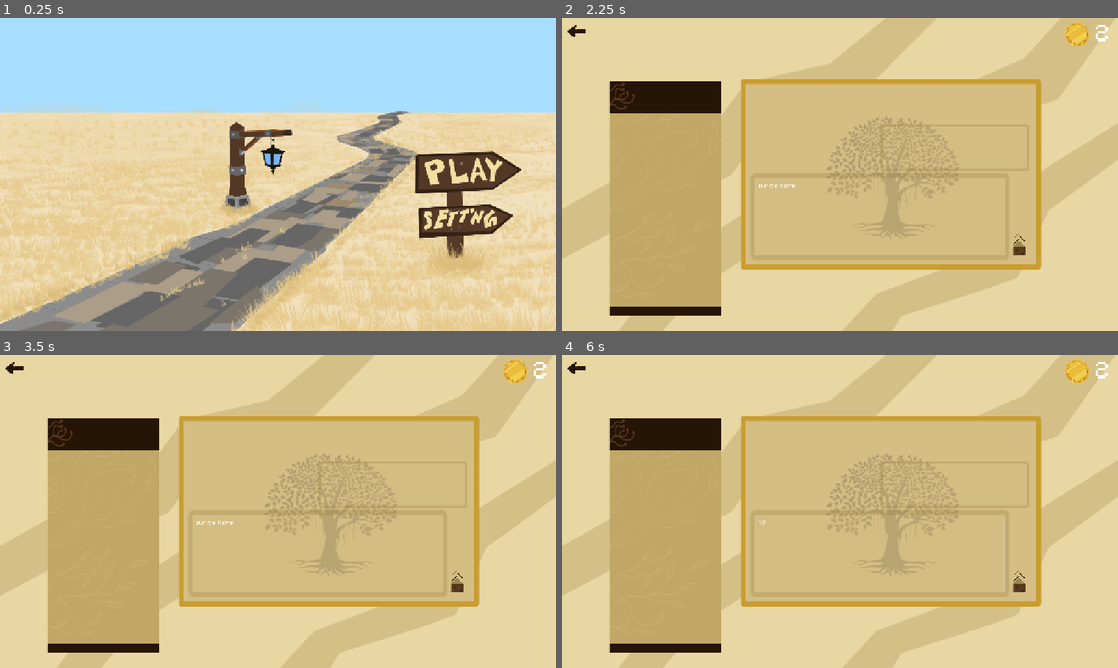
Above: before the commit, frames 1-4 (two rows, left to right).
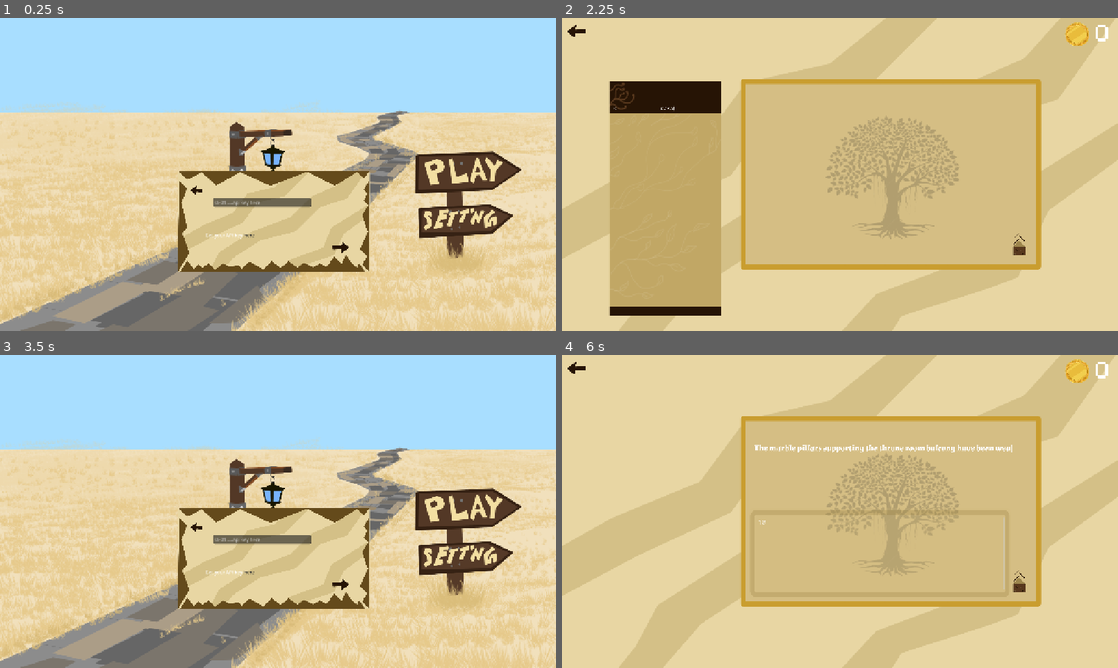
Above: after the commit, the same moments.

Repository: basic-bitch-foundation/simple_semantics
Game: Godot game, scene res://main.tscn
Same seed, same stepped clock (60 frames per second), same inputs: the game is played once before the commit and once after it. The engine's default icon, where the game draws it, is replaced by a stand-in: a white triangle on a blue panel in a dark square.
Inputs (mouse positions are in pixels of both pictures, inside the frame that each line leads up to):
- Up to frame 1 (0.25 s): no input
- Up to frame 2 (2.25 s): click (901, 246) at 0.52 s; click (812, 233) at 1.25 s, where only the run after the commit has a clickable "here"; click (1023, 171) at 2 s
- Up to frame 3 (3.5 s): click (16, 367) at 2.75 s
- Up to frame 4 (6 s): click (1023, 508) at 3.52 s; click (1017, 583) at 4.25 s; click (878, 552) at 5.02 s; type "12" at 5.1 s; tap Enter at 5.75 s; move the mouse to (962, 495) at 5.77 s; hold Right from 5.78 s (still down); tap Alt at 5.85 s; click (962, 495) at 5.92 s

The runs differ from the first frame. In frame 1, 8.7% of the frame differs, in the area x 32-67%, y 48-82%; in frame 2, less than 0.1%; in frame 3, 78%, in the area x 0-100%, y 0-100%; in frame 4, 15%.
Error before the commit: Parse Error: Cannot use subscript operator on a base of type "null". (res://main.gd:173)

Commit message:
Check desc
Added Api popup
with save button and user storage
change some hardcoded ai commands
and some arts

Diff:
--- a/main.gd
+++ b/main.gd
@@ -110,7 +110,7 @@
 Press SEND when ready to begin!"""
 
 const apiurl = "https://ai.hackclub.com/proxy/v1/chat/completions"
-const apikey = ""
+var apikey = ""
 
 var http: HTTPRequest
 var curstate = 0
@@ -138,13 +138,16 @@
 const warntime = 3.0
 
 func parsej(cnt):
+	if cnt == null or not cnt is String: return null
 	var p = JSON.parse_string(cnt)
 	if p != null: return p
 	var st = cnt.find("{")
 	var en = cnt.rfind("}") + 1
-	if st>=0 and en>st:
-		return JSON.parse_string(cnt.substr(st,en-st))
+	if st >= 0 and en > st:
+		return JSON.parse_string(cnt.substr(st, en - st))
 	return null
+
+
 
 func aierr():
 	stopcur()
@@ -167,14 +170,43 @@
 	if j==null or not j.has("choices"):
 		aierr()
 		return
-	var c=j["choices"][0]["message"]["content"]
-	var prs=parsej(c)
-	if prs!=null and prs.has("chain"):
-		interps=prs["chain"]
-		qres=prs.get("queen",{"understanding":"I don't understand...","action":"Nothing","survival_score":0,"action_taken":false})
-		shownpc()
-	else:
-		aierr()
+	var chs = j["choices"]
+	if not chs is Array or chs.is_empty():
+
+		aierr()
+		return
+	var msg = chs[0].get("message", null)
+	if msg == null:
+
+		aierr()
+		return
+	var c = msg.get("content", null)
+	if c == null:
+		aierr()
+		return
+
+	var prs = parsej(c)
+	if prs == null:
+		aierr()
+		return
+	var ch = prs.get("chain", null)
+	if ch == null:
+		aierr()
+		return
+
+	interps = ch
+	qres = prs.get("queen", {
+		"understanding": "I don't understand...",
+		"action": "Nothing",
+		"survival_score": 0,
+		"action_taken": false
+	})
+	shownpc()
+
+
+
+
+
 
 func aireq():
 	var tls=TLSOptions.client()
@@ -247,17 +279,17 @@
 RESPOND ONLY IN VALID JSON (no markdown, no extra text):
 {
   "chain": [
-    {"npc": "The Merchant", "message": "..."},
-    {"npc": "The Boy", "message": "..."},
-    {"npc": "The Guard", "message": "..."},
-    {"npc": "The Drunk", "message": "..."},
-    {"npc": "The Scholar", "message": "..."}
+	{"npc": "The Merchant", "message": "..."},
+	{"npc": "The Boy", "message": "..."},
+	{"npc": "The Guard", "message": "..."},
+	{"npc": "The Drunk", "message": "..."},
+	{"npc": "The Scholar", "message": "..."}
   ],
   "queen": {
-    "understanding": "What the Queen deduces after reading all 5 NPC messages",
-    "action": "What specific action the Queen decides to take",
-    "survival_score": 0-100,
-    "action_taken": true or false
+	"understanding": "What the Queen deduces after reading all 5 NPC messages",
+	"action": "What specific action the Queen decides to take",
+	"survival_score": 0-100,
+	"action_taken": true or false
   }
 }"""
 
@@ -277,6 +309,9 @@
 		aierr()
 
 func _ready():
+	var cfg = ConfigFile.new()
+	if cfg.load("user://api.cfg") == OK:
+		apikey = cfg.get_value("api", "key", "")
 	http=HTTPRequest.new()
 	http.use_threads=true
 	add_child(http)
--- a/main.tscn
+++ b/main.tscn
@@ -1,8 +1,11 @@
-[gd_scene load_steps=4 format=3 uid="uid://cf3p867fwgkuh"]
+[gd_scene load_steps=7 format=3 uid="uid://cf3p867fwgkuh"]
 
 [ext_resource type="Texture2D" uid="uid://bltui4kfl8bwp" path="res://image/bg_ss_final.png" id="1_0xm2m"]
 [ext_resource type="Script" uid="uid://2gb81lspv2i7" path="res://menu.gd" id="1_h2yge"]
 [ext_resource type="PackedScene" uid="uid://0bhsmup48sp2" path="res://setting.tscn" id="3_h2yge"]
+[ext_resource type="Script" uid="uid://dcgetufcex2kp" path="res://popup_api.gd" id="4_7mycd"]
+[ext_resource type="Texture2D" uid="uid://dl21u2w0ssdf" path="res://image/semantics_api_bg.png" id="5_272bh"]
+[ext_resource type="Texture2D" uid="uid://bq8vr16622kt8" path="res://image/back_btn.png" id="6_5vw27"]
 
 [node name="Node2D" type="Node2D"]
 script = ExtResource("1_h2yge")
@@ -39,3 +42,68 @@
 visible = false
 position = Vector2(-273, -397)
 scale = Vector2(0.9, 0.9)
+
+[node name="apipop" type="Control" parent="."]
+layout_mode = 3
+anchors_preset = 0
+offset_right = 40.0
+offset_bottom = 40.0
+script = ExtResource("4_7mycd")
+
+[node name="bg" type="TextureRect" parent="apipop"]
+layout_mode = 0
+offset_left = -359.99997
+offset_top = -65.0
+offset_right = 1620.0
+offset_bottom = 1015.0
+scale = Vector2(0.39, 0.39)
+texture = ExtResource("5_272bh")
+
+[node name="xbtn" type="TextureButton" parent="apipop"]
+layout_mode = 0
+offset_left = -301.0
+offset_top = 39.0
+offset_right = -157.0
+offset_bottom = 139.0
+scale = Vector2(0.3, 0.3)
+texture_normal = ExtResource("6_5vw27")
+
+[node name="info" type="RichTextLabel" parent="apipop"]
+layout_mode = 0
+offset_left = -250.0
+offset_top = 197.0
+offset_right = 37.0
+offset_bottom = 221.0
+bbcode_enabled = true
+text = "Get your API key "
+fit_content = true
+
+[node name="inp" type="LineEdit" parent="apipop"]
+layout_mode = 0
+offset_left = -223.0
+offset_top = 81.0
+offset_right = 113.5625
+offset_bottom = 112.0
+placeholder_text = "sk-01.....api key here"
+
+[node name="savbtn" type="Button" parent="apipop"]
+layout_mode = 0
+offset_left = 246.0
+offset_top = 272.0
+offset_right = 398.0
+offset_bottom = 380.0
+rotation = 3.1415927
+scale = Vector2(0.39, 0.39)
+icon = ExtResource("6_5vw27")
+flat = true
+
+[node name="lnk" type="Button" parent="apipop"]
+modulate = Color(0.12941177, 0.14901961, 0.18039216, 1)
+layout_mode = 0
+offset_left = -121.0
+offset_top = 193.0
+offset_right = -77.0
+offset_bottom = 224.0
+text = "here
+"
+flat = true
--- /dev/null
+++ b/popup_api.gd
@@ -0,0 +1,48 @@
+extends Control
+
+signal confirmed
+
+@onready var bg     = $bg       # TextureRect  — background
+@onready var xbtn   = $xbtn     # Button       — close (top left, your texture)
+@onready var info   = $info     # RichTextLabel — your bbcode text
+@onready var inp    = $inp      # LineEdit      — key input field
+@onready var savbtn = $savbtn   # Button        — save
+@onready var lnk    = $lnk      # Button        — hyperlink
+
+const savepath = "user://api.cfg"
+const hacksite = "https://ai.hackclub.com"
+
+func _ready():
+	xbtn.pressed.connect(on_close)
+	savbtn.pressed.connect(on_save)
+	lnk.pressed.connect(on_lnk)
+
+
+
+
+
+	var cfg = ConfigFile.new()
+	if cfg.load(savepath) == OK:
+		inp.text = cfg.get_value("api", "key", "")
+
+func open():
+	visible = true
+	inp.grab_focus()
+
+func on_close():
+	visible = false   #
+
+func on_save():
+	var k = inp.text.strip_edges()
+	if k.is_empty():
+		info.text = "[color=red]paste your key first![/color]"
+		return
+	var cfg = ConfigFile.new()
+	cfg.load(savepath)
+	cfg.set_value("api", "key", k)
+	cfg.save(savepath)
+	visible = false
+	confirmed.emit()
+
+func on_lnk():
+	OS.shell_open(hacksite)
--- a/setting.gd
+++ b/setting.gd
@@ -52,3 +52,8 @@
 	else:
 		if ResourceLoader. exists("res://image/unmute.png"):
 			mute_btn.icon = load("res://image/unmute.png")
+'''
+
+
+
+'''
Binary file added: image/semantics_api_bg.png
Not shown, added: image/semantics_api_bg.png.import
Not shown, added: popup_api.gd.uid
